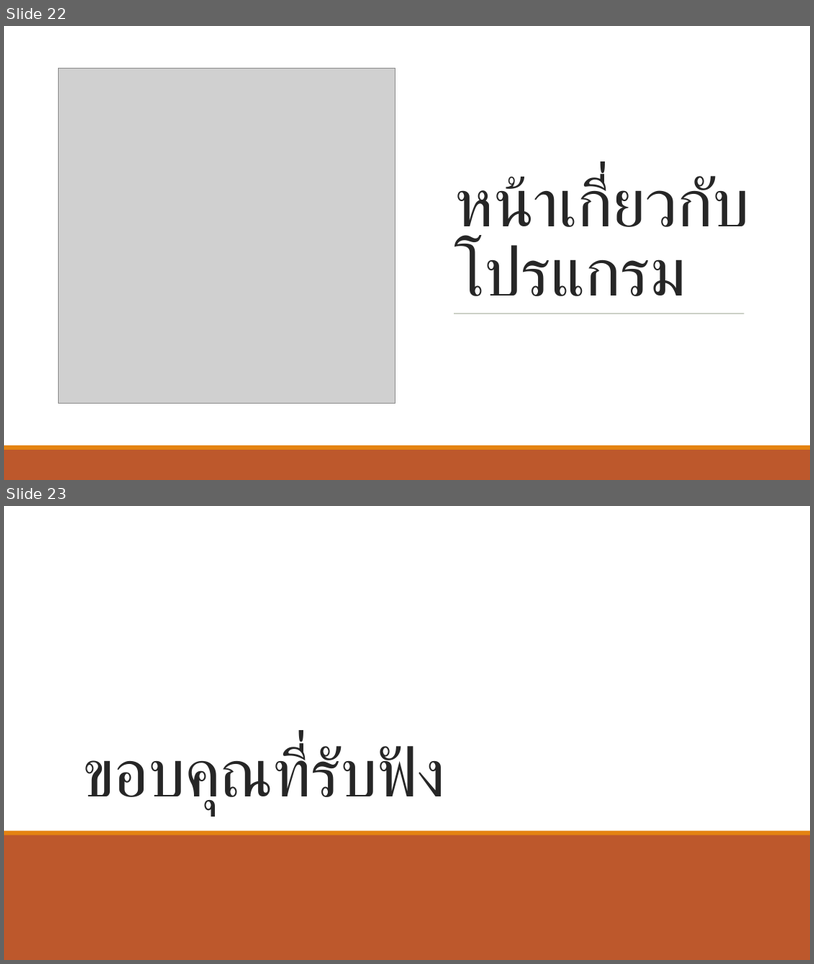
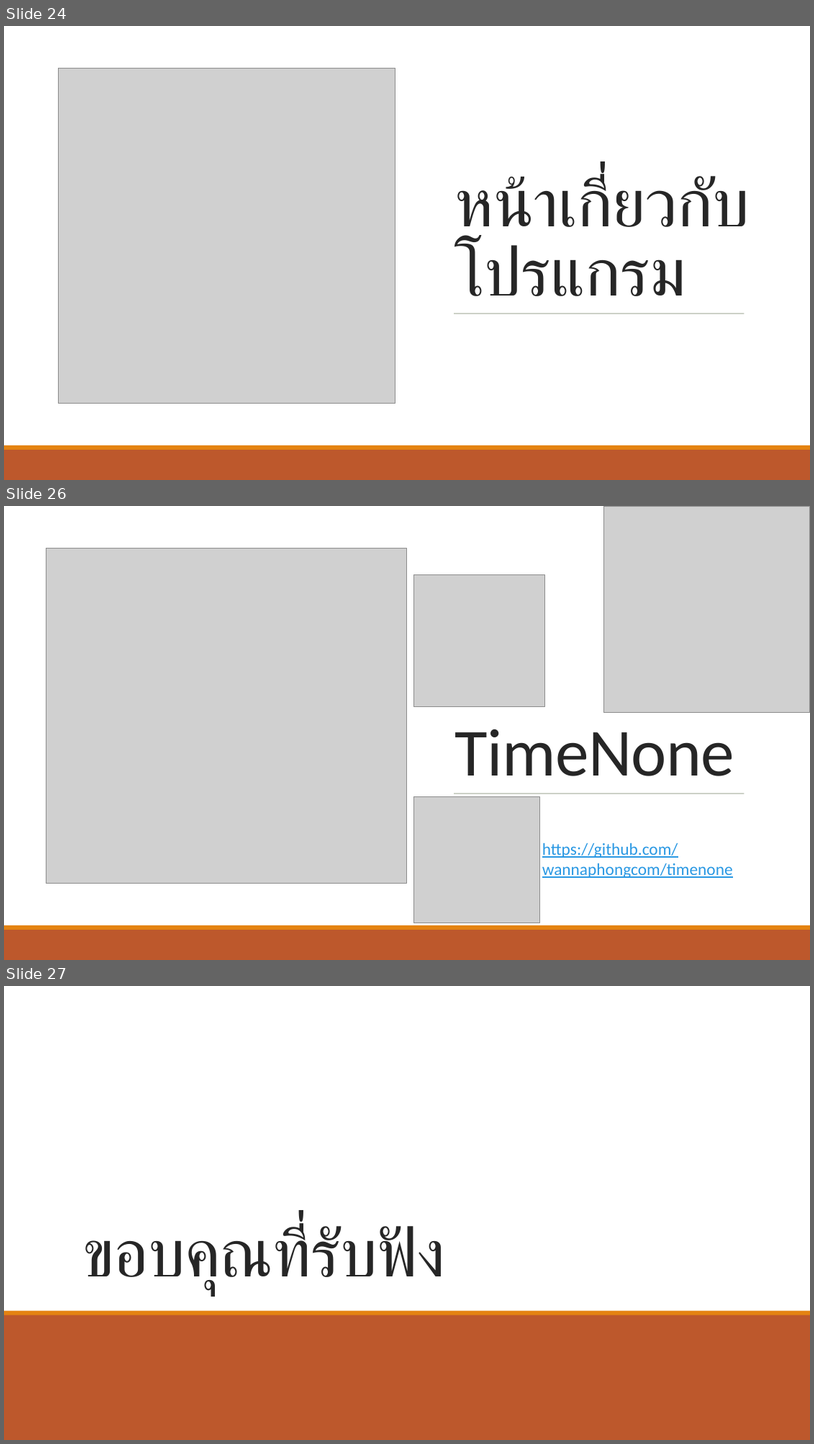
Before and after one commit to wannaphong/timenone, a slide deck: งานนำเสนอ.pptx. Shown one above the other, each under a label of ours: slides 22 and 23 before the commit, slides 24, 26 and 27 after it; the slides between them are not shown. The pictures are 814x964 and 814x1444 pixels, drawn with LibreOffice and Linux fonts; fonts in the diff are those of the drawing; grey boxes stand for pictures. Boxes give left, top, right and bottom in pixels: in the first picture for what was removed or moved away, otherwise in the second. Text is boxed around its words. In the diff, an @@ line names an element or a change of style, - is before the commit and + after.

```diff
--- a/งานนำเสนอ.pptx
+++ b/งานนำเสนอ.pptx
@@ slide 26 added at (4,506,810,960), background #FFFFFF @@
@@ rectangle added at (4,506,810,925), fill #FFFFFF @@
@@ picture added at (604,506,810,713) @@
@@ picture added at (46,548,407,883) @@
@@ picture added at (414,575,545,706) @@
@@ title added at (455,729,736,776), 80 pt, text #262626 @@
+TimeNone
@@ picture added at (414,796,540,922) @@
@@ line added from (454, 793) to (744, 793), #637052 0.5 pt @@
@@ text added at (543,842,733,878), 20 pt, text #2998E3, underline @@
+https://github.com/wannaphongcom/timenone
@@ rectangle added at (4,929,810,960), fill #BD582C @@
@@ rectangle added at (4,925,810,929), fill #E48312 @@
@@ what was slide 22 is now slide 24 @@
@@ what was slide 23 is now slide 27 @@
```
Also in this commit, not shown: 2 slides changed, 3 other slides added, 6 other files.
